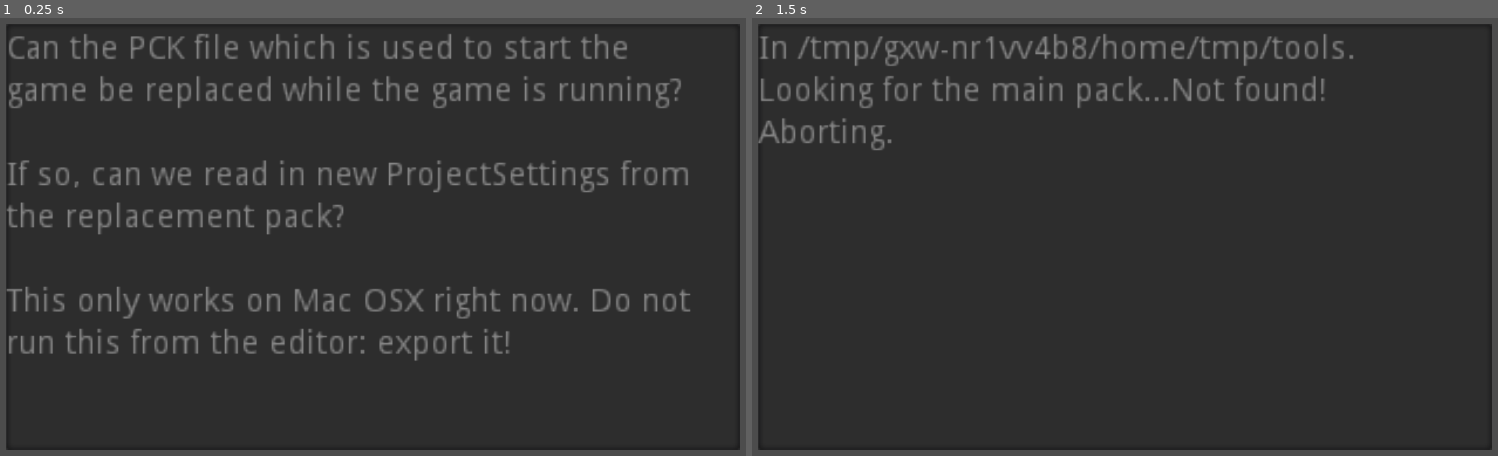
Above: before the commit, frames 1-2 (left to right).
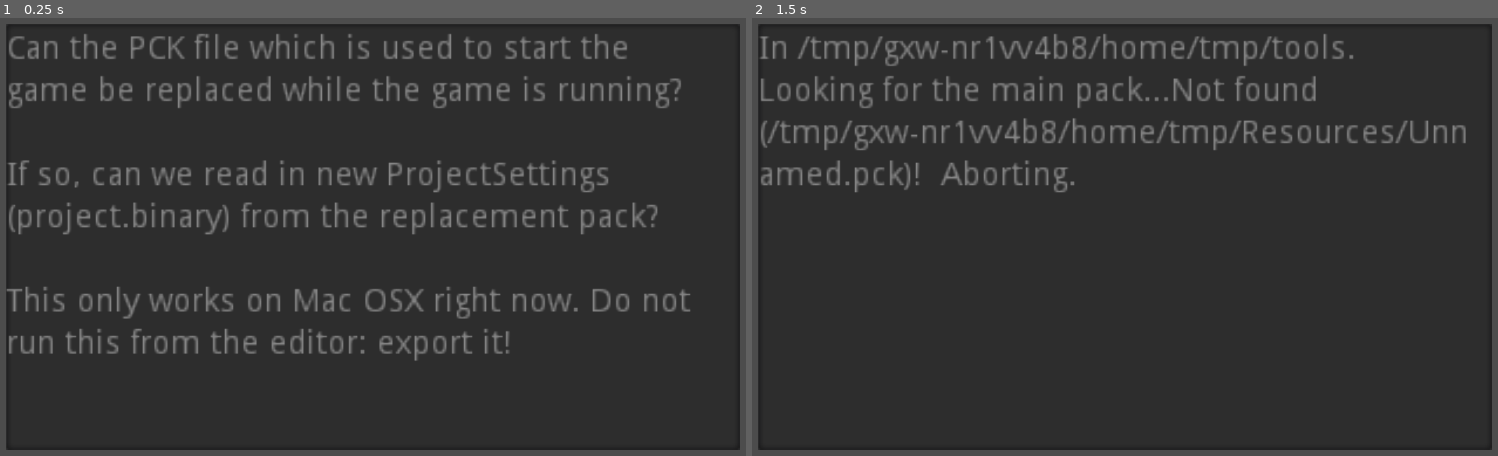
Above: after the commit, the same moments.

Repository: Terkwood/godot-pack-replacement-test
Game: Godot game, scene res://ReplaceRunningPack.tscn
Two runs of this game, one before a commit and one after it. Both use one fixed random seed, a clock stepped at 60 frames per second and the inputs below.
Inputs:
- Up to frame 1 (0.25 s): no input
- Up to frame 2 (1.5 s): tap Enter at 0.5 s; tap Space at 1.25 s

The runs differ from the first frame. In frame 1, 1.9% of the frame differs, in the area x 0-93%, y 32-50%; in frame 2, 2.6%, in the area x 0-96%, y 13-40%.

Commit message:
Update README.md

Diff:
--- a/ReplaceRunningPack.gd
+++ b/ReplaceRunningPack.gd
@@ -38,16 +38,18 @@
 		var pf = File.new()
 		var split_exec_dir = exec_dir.split("/")
 		var main_pack = ""
-		for i in range(0, split_exec_dir.size() - 2):
+		for i in range(0, split_exec_dir.size() - 1):
 			main_pack += "/%s" % split_exec_dir[i]
 		main_pack += "/Resources/Unnamed.pck"
+		main_pack = main_pack.substr(1)
 		if !pf.file_exists(main_pack):
-			$Display.text += "Not found!  Aborting."
+			$Display.text += "Not found (%s)!  Aborting." % main_pack
 			return
 
 		$Display.text += main_pack
 		$Display.text += " Looking for the replacement..."
-		if !pf.file_exists("test.pck"):
+		# Note that this cp should be run by export.sh
+		if !pf.file_exists("/tmp/000-test.pck"):
 			$Display.text += "Not found!  Aborting."
 			return
 
--- a/ReplaceRunningPack.tscn
+++ b/ReplaceRunningPack.tscn
@@ -13,7 +13,7 @@
 rect_scale = Vector2( 3, 3 )
 text = "Can the PCK file which is used to start the game be replaced while the game is running?
 
-If so, can we read in new ProjectSettings from the replacement pack?
+If so, can we read in new ProjectSettings (project.binary) from the replacement pack?
 
 This only works on Mac OSX right now. Do not run this from the editor: export it!"
 readonly = true
Not shown, changed: README.md
Not shown, changed: export.sh
